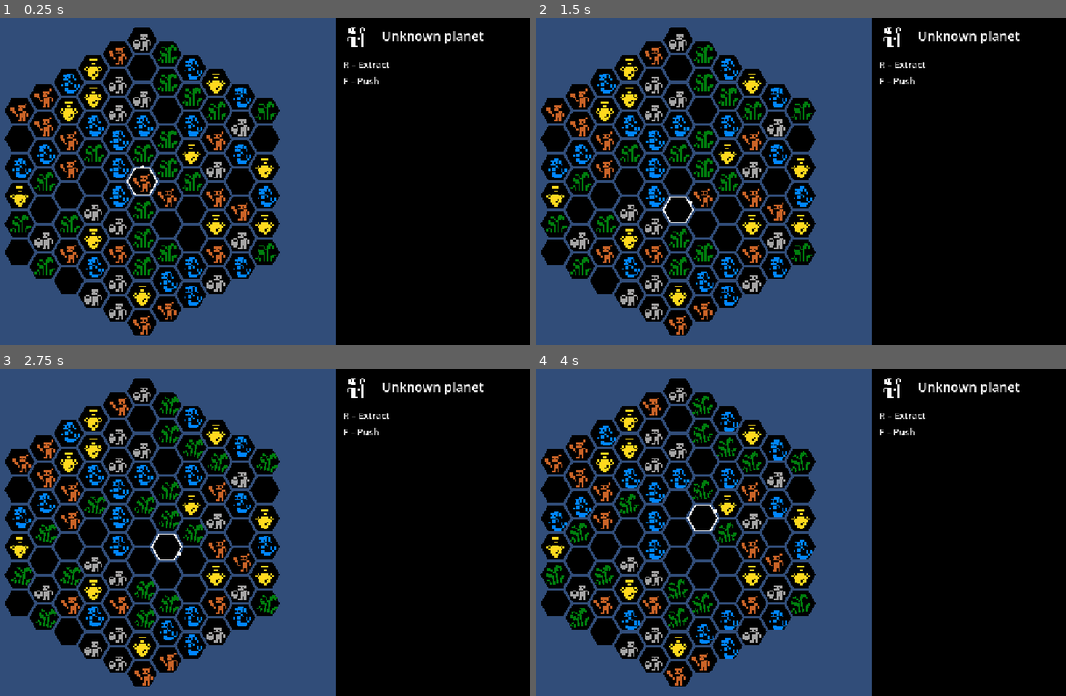
Above: before the commit, frames 1-4 (two rows, left to right).
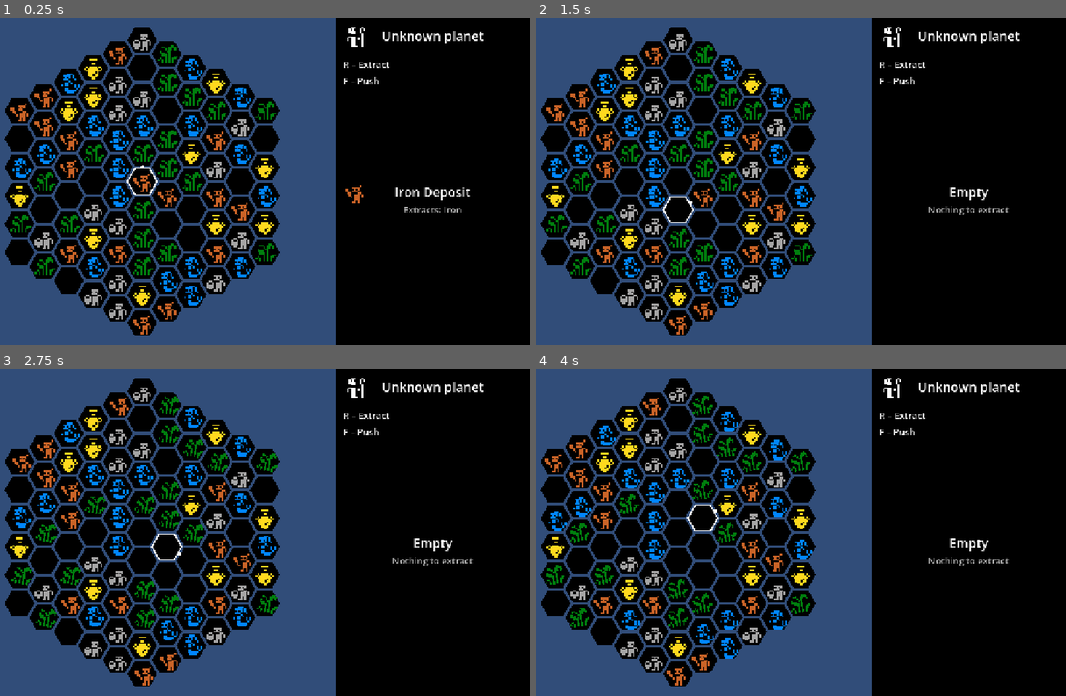
Above: after the commit, the same moments.

Repository: scunningham777/spaes-wrzrds
Game: Godot game, scene res://scenes/planet.tscn
Two runs of this game, one before a commit and one after it. Both use one fixed random seed, a clock stepped at 60 frames per second and the inputs below. This scene is started directly instead of the project's main scene.
Inputs:
- Up to frame 1 (0.25 s): no input
- Up to frame 2 (1.5 s): tap Enter (ui_accept) at 0.5, 0.77, 1.25 s; hold D (hex_right) 0.53-1.28 s; hold R (extract) 0.53-1.28 s; hold X (hex_down) from 1.28 s (still down); tap R (extract) at 1.35 s
- Up to frame 3 (2.75 s): tap Enter (ui_accept) at 1.52, 2 s; release X (hex_down) at 2.03 s; hold D (hex_right) from 2.03 s (still down); hold E (hex_ne) from 2.03 s (still down); tap R (extract) at 2.3 s
- Up to frame 4 (4 s): release D (hex_right) at 2.78 s; release E (hex_ne) at 2.78 s; hold W (hex_up) 2.78-3.53 s; tap Q (hex_nw) at 2.85 s; tap Enter (ui_accept) at 3.02, 3.5, 3.77 s; tap R (extract) at 3.05, 3.8 s; hold A (hex_left) from 3.53 s (still down); hold C (hex_se) from 3.53 s (still down)

The runs differ from the first frame. In frame 1, 0.4% of the frame differs, in the area x 65-89%, y 51-60%; in frame 2, 0.3%; in frame 3, 0.3%; in frame 4, 0.3%.

Commit message:
Show the tile under the wizard in the planet side panel
The panel's bottom half now has a TileInfo block laid out like the
header: the tile's icon under the wizard icon, its name centered under
the planet name, and what extracting it yields below that. It updates
when the wizard moves or the tile changes (extract, push).

Tile display names live in TileGrid.TYPE_NAMES; TileGridView.icon_texture()
hands the map icon to UI.

Co-Authored-By: Claude Opus 5.5 <noreply@anthropic.com>
Claude-Session: https://claude.ai/code/session_01Fy3oHrvidQwwoQouWe8HeV

Diff:
--- a/scenes/planet.tscn
+++ b/scenes/planet.tscn
@@ -8,6 +8,7 @@
 [ext_resource type="PackedScene" path="res://scenes/ui/inventory_panel.tscn" id="6_inventory"]
 [ext_resource type="Texture2D" uid="uid://c5vjocj1uk3l1" path="res://art/urizen_onebit_tileset__v1d1_trans.png" id="7_icons"]
 [ext_resource type="Script" path="res://scripts/hex_facing_marker.gd" id="8_marker"]
+[ext_resource type="Script" path="res://scripts/ui/tile_info.gd" id="9_tile_info"]
 
 [sub_resource type="StyleBoxFlat" id="StyleBoxFlat_side"]
 bg_color = Color(0, 0, 0, 1)
@@ -75,14 +76,19 @@
 
 [node name="Layout" type="VBoxContainer" parent="UI/SidePanel/Margin"]
 layout_mode = 2
+theme_override_constants/separation = 0
+
+[node name="Top" type="VBoxContainer" parent="UI/SidePanel/Margin/Layout"]
+layout_mode = 2
+size_flags_vertical = 3
 theme_override_constants/separation = 24
 
-[node name="Header" type="Control" parent="UI/SidePanel/Margin/Layout"]
+[node name="Header" type="Control" parent="UI/SidePanel/Margin/Layout/Top"]
 custom_minimum_size = Vector2(0, 48)
 layout_mode = 2
 mouse_filter = 2
 
-[node name="WizardIcon" type="TextureRect" parent="UI/SidePanel/Margin/Layout/Header"]
+[node name="WizardIcon" type="TextureRect" parent="UI/SidePanel/Margin/Layout/Top/Header"]
 layout_mode = 1
 offset_right = 48.0
 offset_bottom = 48.0
@@ -91,7 +97,7 @@
 expand_mode = 1
 stretch_mode = 5
 
-[node name="PlanetName" type="Label" parent="UI/SidePanel/Margin/Layout/Header"]
+[node name="PlanetName" type="Label" parent="UI/SidePanel/Margin/Layout/Top/Header"]
 unique_name_in_owner = true
 layout_mode = 1
 anchors_preset = 15
@@ -107,18 +113,64 @@
 vertical_alignment = 1
 text_overrun_behavior = 3
 
-[node name="Actions" type="VBoxContainer" parent="UI/SidePanel/Margin/Layout"]
+[node name="Actions" type="VBoxContainer" parent="UI/SidePanel/Margin/Layout/Top"]
 layout_mode = 2
 theme_override_constants/separation = 8
 
-[node name="ExtractHint" type="Label" parent="UI/SidePanel/Margin/Layout/Actions"]
+[node name="ExtractHint" type="Label" parent="UI/SidePanel/Margin/Layout/Top/Actions"]
 layout_mode = 2
 theme_override_font_sizes/font_size = 20
 text = "R – Extract"
 
-[node name="PushHint" type="Label" parent="UI/SidePanel/Margin/Layout/Actions"]
+[node name="PushHint" type="Label" parent="UI/SidePanel/Margin/Layout/Top/Actions"]
 layout_mode = 2
 theme_override_font_sizes/font_size = 20
 text = "F – Push"
 
+[node name="TileInfo" type="Control" parent="UI/SidePanel/Margin/Layout"]
+unique_name_in_owner = true
+layout_mode = 2
+size_flags_vertical = 3
+mouse_filter = 2
+script = ExtResource("9_tile_info")
+
+[node name="TileIcon" type="TextureRect" parent="UI/SidePanel/Margin/Layout/TileInfo"]
+unique_name_in_owner = true
+layout_mode = 1
+offset_right = 48.0
+offset_bottom = 48.0
+mouse_filter = 2
+expand_mode = 1
+stretch_mode = 5
+
+[node name="TileName" type="Label" parent="UI/SidePanel/Margin/Layout/TileInfo"]
+unique_name_in_owner = true
+layout_mode = 1
+anchors_preset = 10
+anchor_right = 1.0
+offset_left = 56.0
+offset_right = -56.0
+offset_bottom = 48.0
+grow_horizontal = 2
+theme_override_font_sizes/font_size = 28
+text = "Tile"
+horizontal_alignment = 1
+vertical_alignment = 1
+text_overrun_behavior = 3
+
+[node name="TileYield" type="Label" parent="UI/SidePanel/Margin/Layout/TileInfo"]
+unique_name_in_owner = true
+modulate = Color(1, 1, 1, 0.7)
+layout_mode = 1
+anchors_preset = 10
+anchor_right = 1.0
+offset_left = 56.0
+offset_top = 48.0
+offset_right = -56.0
+offset_bottom = 76.0
+grow_horizontal = 2
+theme_override_font_sizes/font_size = 20
+horizontal_alignment = 1
+text_overrun_behavior = 3
+
 [node name="InventoryPanel" parent="UI" unique_id=189433725 instance=ExtResource("6_inventory")]
--- a/scripts/core/tile_grid.gd
+++ b/scripts/core/tile_grid.gd
@@ -15,6 +15,15 @@
 	STONE_OUTCROP,
 }
 
+const TYPE_NAMES: Dictionary[TileType, String] = {
+	TileType.EMPTY: "Empty",
+	TileType.GOLD_ORE: "Gold Ore",
+	TileType.WATER_SPRING: "Water Spring",
+	TileType.IRON_DEPOSIT: "Iron Deposit",
+	TileType.TIMBER: "Timber",
+	TileType.STONE_OUTCROP: "Stone Outcrop",
+}
+
 var radius: int
 var tiles: Dictionary[Vector2i, TileType] = {}
 
@@ -23,6 +32,10 @@
 	radius = p_radius
 	for coord in Hex.hexagon(radius):
 		tiles[coord] = TileType.EMPTY
+
+
+static func display_name(type: TileType) -> String:
+	return TYPE_NAMES.get(type, String(TileType.keys()[type]).capitalize())
 
 
 func has_tile(coord: Vector2i) -> bool:
--- a/scripts/planet.gd
+++ b/scripts/planet.gd
@@ -10,6 +10,7 @@
 @onready var _wizard: HexPlayerController = $HexBoard/Wizard
 @onready var _camera: Camera2D = $Camera2D
 @onready var _side_panel: Control = %SidePanel
+@onready var _tile_info: TileInfo = %TileInfo
 
 
 func _ready() -> void:
@@ -28,6 +29,16 @@
 	# Keep the wizard on the planet's tiles.
 	_wizard.mover.can_enter = _tiles.grid.has_tile
 
+	# Side panel describes the tile under the wizard (what R would extract).
+	_wizard.mover.moved.connect(func(_coord: Vector2i) -> void: _update_tile_info())
+	_tiles.grid.tile_changed.connect(func(_coord: Vector2i, _type: TileGrid.TileType) -> void: _update_tile_info())
+	_update_tile_info()
+
+
+func _update_tile_info() -> void:
+	var type := _tiles.grid.get_tile(_wizard.mover.coord)
+	_tile_info.show_tile(type, _tiles.icon_texture(type))
+
 
 # The board sits at the world origin; shift the camera so the origin lands in the middle of the
 # area left of the side panel instead of the middle of the screen.
--- a/scripts/tile_grid_view.gd
+++ b/scripts/tile_grid_view.gd
@@ -70,6 +70,16 @@
 	return icon_sheet != null and TILE_ICONS.has(type)
 
 
+# The type's icon as a standalone texture (for UI), or null if it has none.
+func icon_texture(type: TileGrid.TileType) -> Texture2D:
+	if not has_icon(type):
+		return null
+	var atlas := AtlasTexture.new()
+	atlas.atlas = icon_sheet
+	atlas.region = TILE_ICONS[type]
+	return atlas
+
+
 # Hex fill color; icon tiles sit on the Empty color so the icon stands out.
 func color_for(type: TileGrid.TileType) -> Color:
 	if has_icon(type):
--- /dev/null
+++ b/scripts/ui/tile_info.gd
@@ -0,0 +1,24 @@
+class_name TileInfo
+extends Control
+
+# Side-panel block describing one tile: its icon, name, and the item extracting it yields. The
+# scene decides which tile to show (e.g. the one under the player) and calls show_tile().
+
+@onready var _icon: TextureRect = %TileIcon
+@onready var _name: Label = %TileName
+@onready var _yield: Label = %TileYield
+
+
+func show_tile(type: TileGrid.TileType, icon: Texture2D) -> void:
+	_icon.texture = icon
+	_name.text = TileGrid.display_name(type)
+	var item := Items.from_tile(type)
+	_yield.text = "Extracts: %s" % Items.display_name(item) if not item.is_empty() else "Nothing to extract"
+
+
+func shown_name() -> String:
+	return _name.text
+
+
+func shown_yield() -> String:
+	return _yield.text
--- a/tests/smoke_test.gd
+++ b/tests/smoke_test.gd
@@ -306,9 +306,25 @@
 	# Extract with R: the wizard's own tile is emptied into the inventory.
 	var inv: Inventory = _game().state.inventory
 	tiles.grid.set_tile(Vector2i.ZERO, TileGrid.TileType.IRON_DEPOSIT)
+	var tile_info: TileInfo = current_scene.get_node("%TileInfo")
+	var tile_icon: TextureRect = current_scene.get_node("%TileIcon")
+	_check(tile_info.shown_name() == "Iron Deposit" and tile_info.shown_yield() == "Extracts: Iron"
+		and tile_icon.texture != null, "tile info: shows the tile under the wizard (%s / %s)"
+		% [tile_info.shown_name(), tile_info.shown_yield()])
 	_press(KEY_R)
 	_check(tiles.grid.get_tile(Vector2i.ZERO) == TileGrid.TileType.EMPTY and inv.count(&"iron") == 1,
 		"planet: R extracts Iron into the inventory")
+	_check(tile_info.shown_name() == "Empty" and tile_info.shown_yield() == "Nothing to extract"
+		and tile_icon.texture == null, "tile info: updates after extracting")
+	# Lined up with the header: icon under the wizard icon, name centered under the planet name.
+	var wizard_icon: Control = current_scene.get_node("UI/SidePanel/Margin/Layout/Top/Header/WizardIcon")
+	var planet_name: Control = current_scene.get_node("%PlanetName")
+	var tile_name: Control = current_scene.get_node("%TileName")
+	_check(is_equal_approx(tile_icon.global_position.x, wizard_icon.global_position.x)
+		and tile_icon.size == wizard_icon.size, "tile info: icon aligned with the wizard icon")
+	_check(is_equal_approx(tile_name.get_global_rect().get_center().x, planet_name.get_global_rect().get_center().x),
+		"tile info: name centered under the planet name")
+	_check(tile_info.global_position.y >= side_panel.size.y / 2.0 - 16.0, "tile info: in the panel's bottom half")
 	_press(KEY_R)
 	_check(inv.count(&"iron") == 1, "planet: R on an Empty tile adds nothing")
 
Not shown, added: scripts/ui/tile_info.gd.uid
